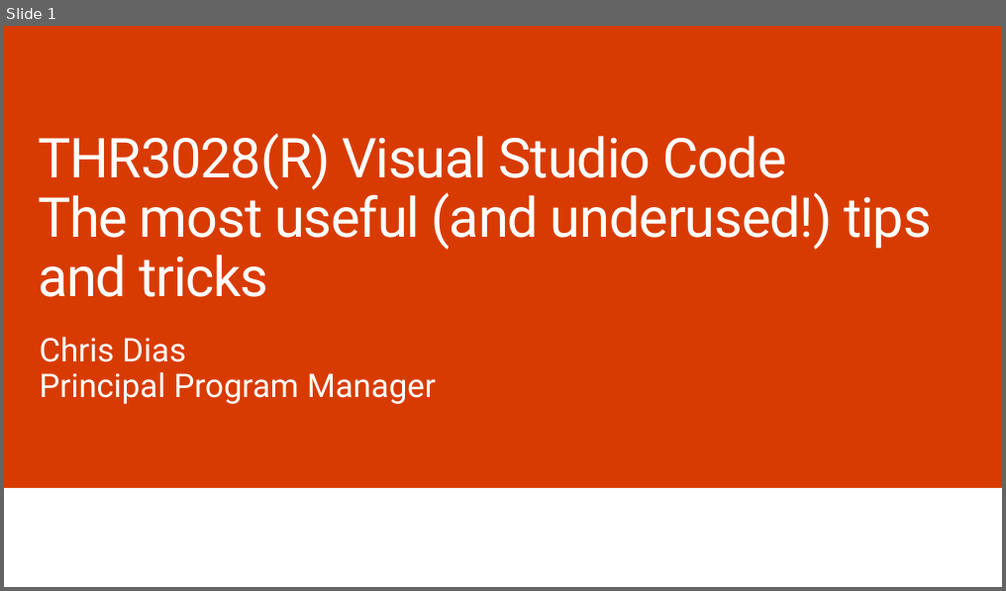
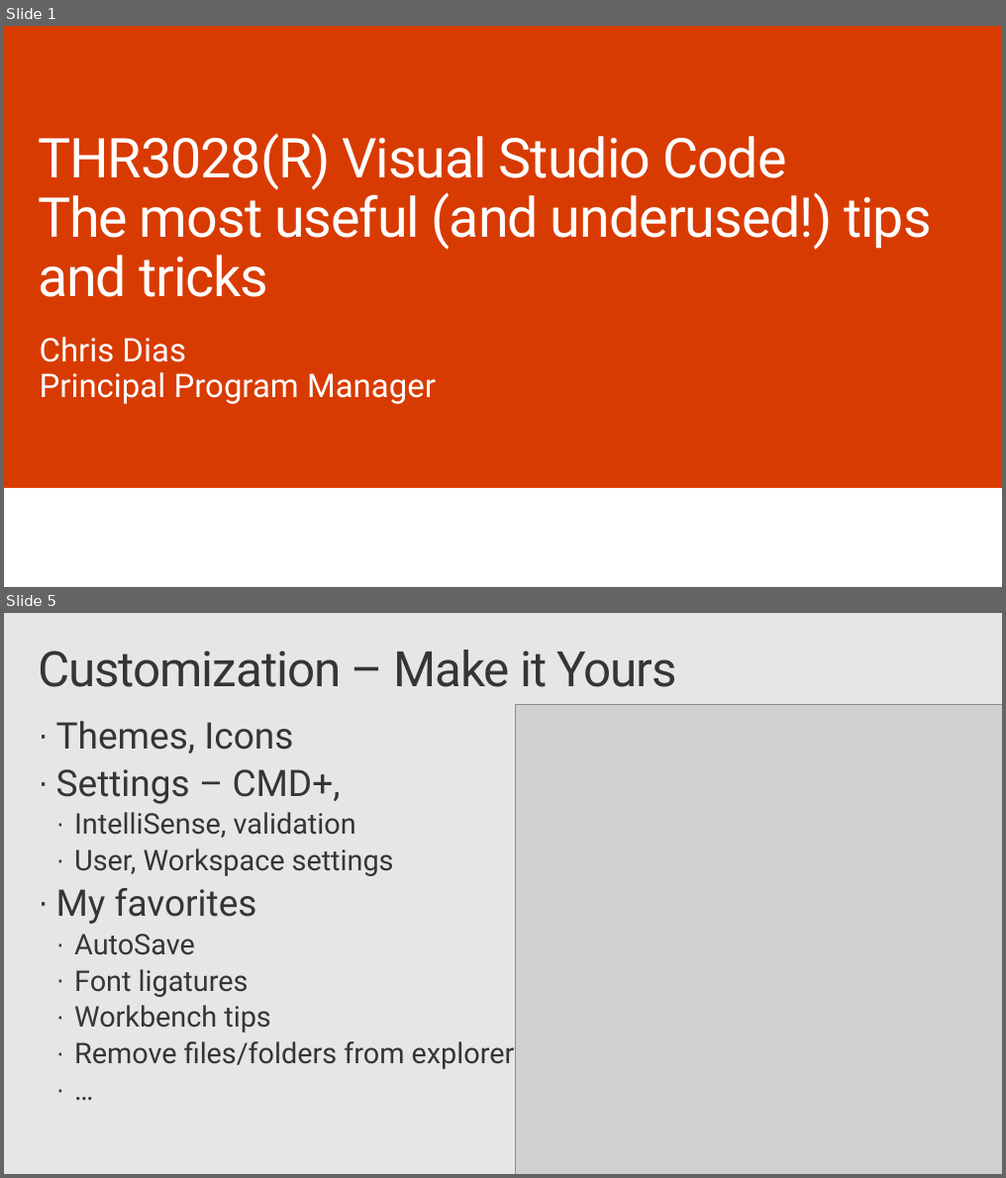
Before and after one commit to chrisdias/ignite2017, a slide deck: thr3028(r).chrisdias.vscodetipstricks.pptx. Shown one above the other, each under a label of ours: slide 1 before the commit, slides 1 and 5 after it; the slides between them are not shown. The pictures are 1006x591 and 1006x1178 pixels, drawn with LibreOffice and Linux fonts; fonts in the diff are those of the drawing; grey boxes stand for pictures; background and template pictures are left out. Boxes give left, top, right and bottom in pixels: in the first picture for what was removed or moved away, otherwise in the second. Text is boxed around its words. In the diff, an @@ line names an element or a change of style, - is before the commit and + after.

```diff
--- a/thr3028(r).chrisdias.vscodetipstricks.pptx
+++ b/thr3028(r).chrisdias.vscodetipstricks.pptx
@@ slide 5 added at (x1=4, y1=613, x2=1002, y2=1174), background #E6E6E6 @@
@@ title added at (x1=38, y1=650, x2=677, y2=687), 48 pt, text #353535 @@
+Customization – Make it Yours
@@ text added at (x1=56, y1=721, x2=515, y2=1069), 28 pt, text #353535 @@
+· Themes, Icons
+· Settings – CMD+,
+  · IntelliSense, validation
+  · User, Workspace settings
+· My favorites
+  · AutoSave
+  · Font ligatures
+  · Workbench tips
+  · Remove files/folders from explorer
+  · …
@@ picture added at (x1=516, y1=704, x2=1002, y2=1174) @@
```
Also in this commit, not shown: 2 slides changed, 11 other slides added, 2 slides removed, 4 other files.
